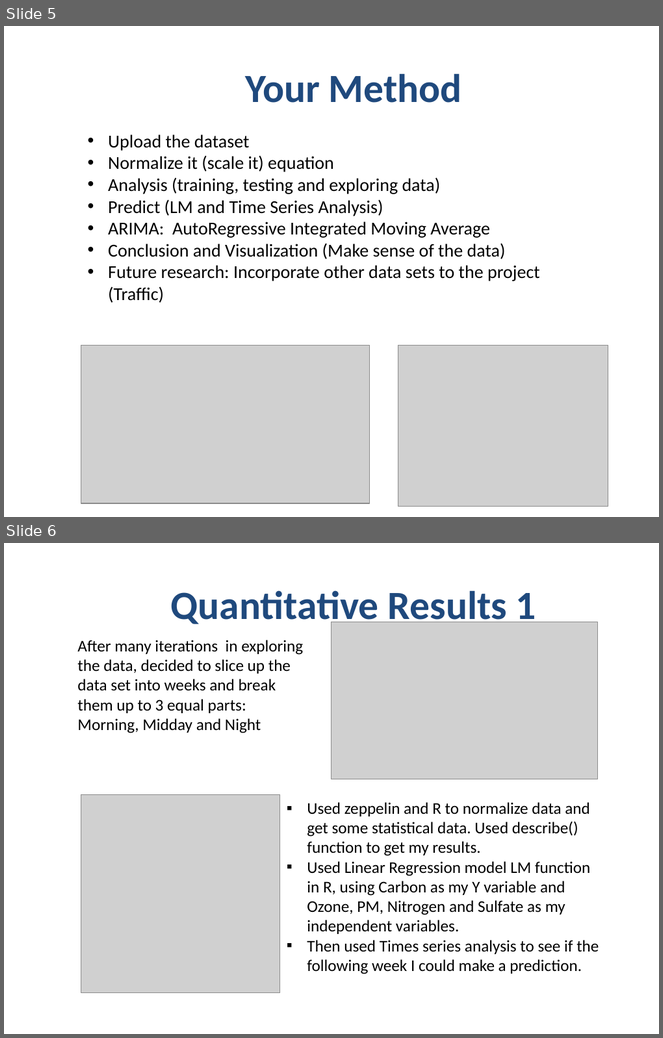
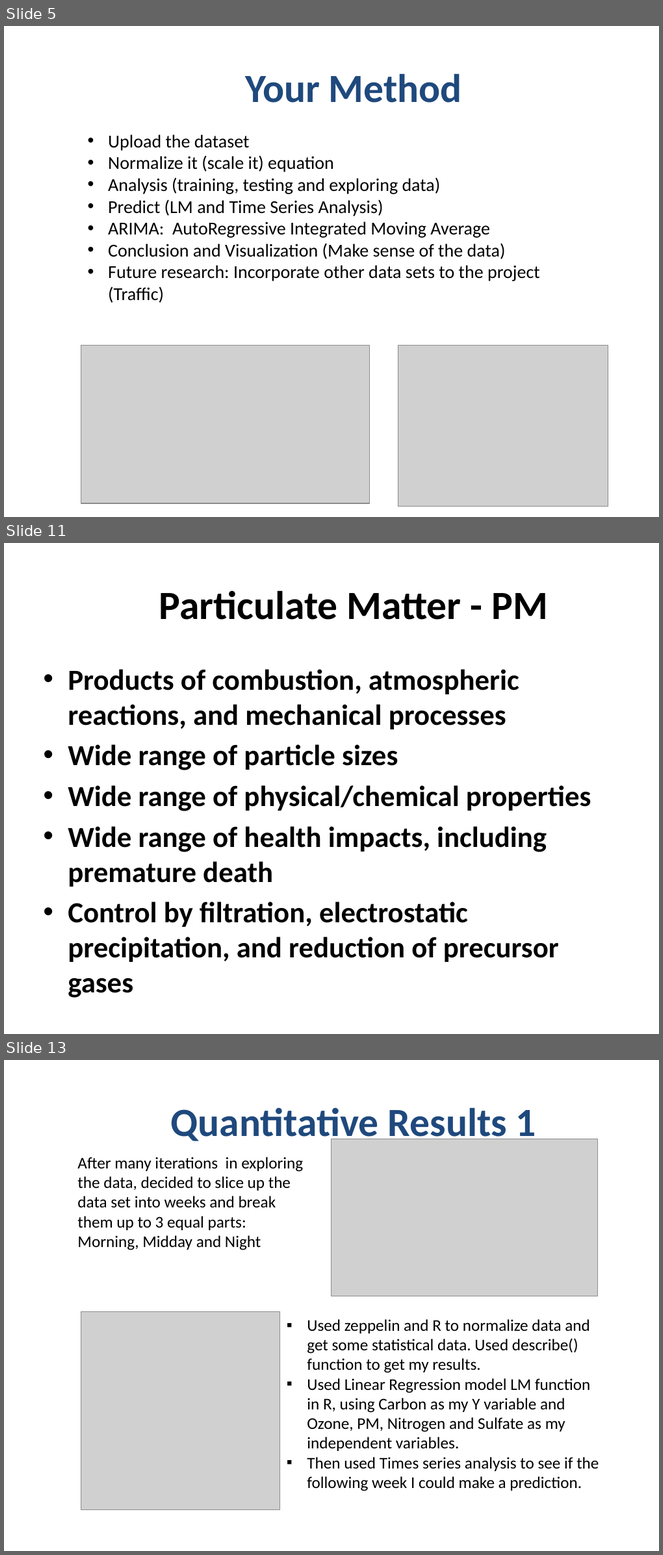
Before and after one commit to gleigh17/DS17, a slide deck: Geoffrey Leigh_CapstonePresentation.pptx. Shown one above the other, each under a label of ours: slides 5 and 6 before the commit, slides 5, 11 and 13 after it; the slides between them are not shown. The pictures are 663x1038 and 663x1555 pixels, drawn with LibreOffice and Linux fonts; fonts in the diff are those of the drawing; grey boxes stand for pictures; background and template pictures are left out. Boxes give left, top, right and bottom in pixels: in the first picture for what was removed or moved away, otherwise in the second. Text is boxed around its words. In the diff, an @@ line names an element or a change of style, - is before the commit and + after.

```diff
--- a/Geoffrey Leigh_CapstonePresentation.pptx
+++ b/Geoffrey Leigh_CapstonePresentation.pptx
@@ slide 11 added at (4, 543, 659, 1034), background #FFFFFF @@
@@ title added at (159, 590, 548, 620), 44 pt, text #000000, bold @@
+Particulate Matter - PM
@@ text added at (68, 669, 592, 962), 32 pt, text #000000, bold @@
+• Products of combustion, atmospheric reactions, and mechanical processes
+• Wide range of particle sizes
+• Wide range of physical/chemical properties
+• Wide range of health impacts, including premature death
+• Control by filtration, electrostatic precipitation, and reduction of precursor gases
@@ what was slide 6 is now slide 13 @@
```
Also in this commit, not shown: 9 other slides added.
